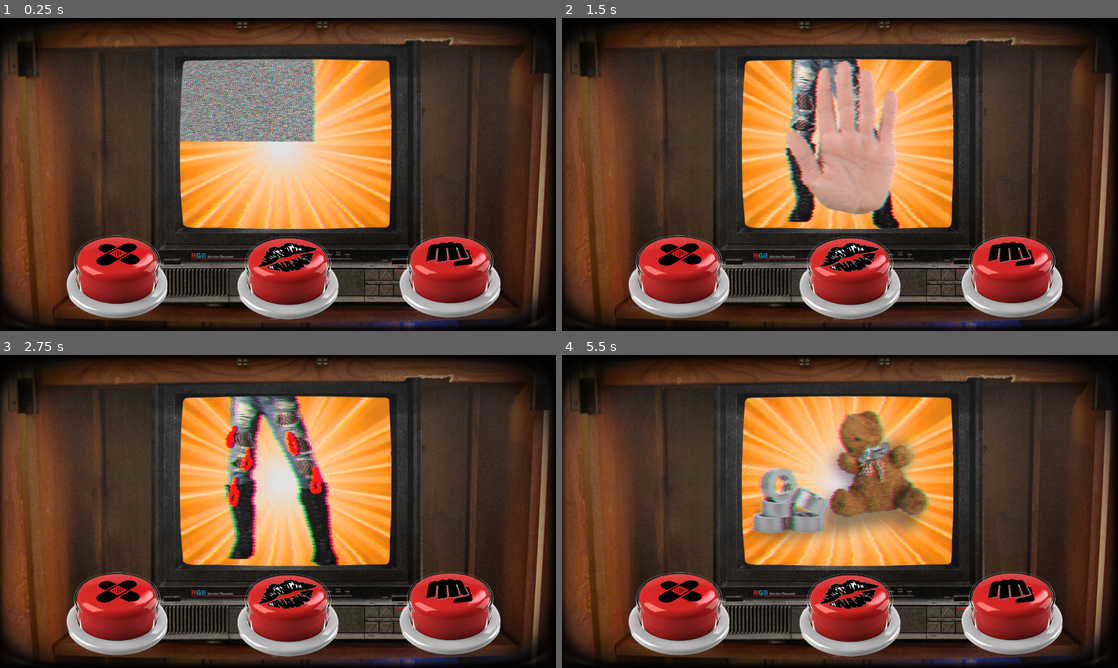
Above: before the commit, frames 1-4 (two rows, left to right).
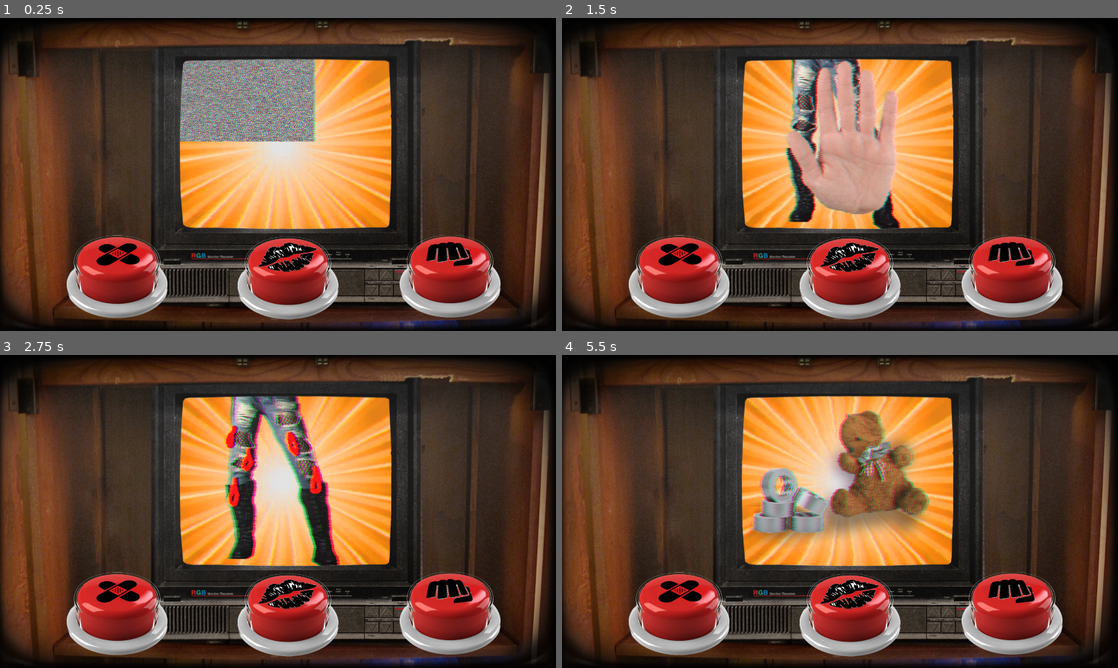
Above: after the commit, the same moments.

Repository: Rhevik/growup-mending
Game: Godot game, scene res://ui.tscn
Same seed, same stepped clock (60 frames per second), same inputs: the game is played once before the commit and once after it.
Inputs (mouse positions are in pixels of both pictures, inside the frame that each line leads up to):
- Up to frame 1 (0.25 s): no input
- Up to frame 2 (1.5 s): click (678, 277) at 0.5 s; click (851, 277) at 1.25 s
- Up to frame 3 (2.75 s): click (450, 611) at 2 s
- Up to frame 4 (5.5 s): click (678, 614) at 2.75 s; click (851, 614) at 3.5 s; click (1012, 611) at 4.25 s; click (678, 614) at 5 s

The runs differ from the first frame. In frame 1, 5.3% of the frame differs, in the area x 32-71%, y 13-68%; in frame 2, 1.5%; in frame 3, 2.0%; in frame 4, 1.5%.

Commit message:
tweaking shader values

Diff:
--- a/FlexTaper/Art/crt_shader/crt_shader.gdshader
+++ b/FlexTaper/Art/crt_shader/crt_shader.gdshader
@@ -6,9 +6,10 @@
 
 //const float range = 0.25;
 const float range = 0.05;
-//const float noiseQuality = 350.0;
-const float noiseQuality = 250.0;
-const float noiseIntensity = 0.0088;
+const float noiseQuality = 600.0;
+//const float noiseQuality = 150.0;
+//const float noiseIntensity = 0.0088;
+const float noiseIntensity = 0.0055;
 const float offsetIntensity = 0.01;
 const float colorOffsetIntensity = 1.3;
 //const float colorOffsetIntensity = 3.0;
